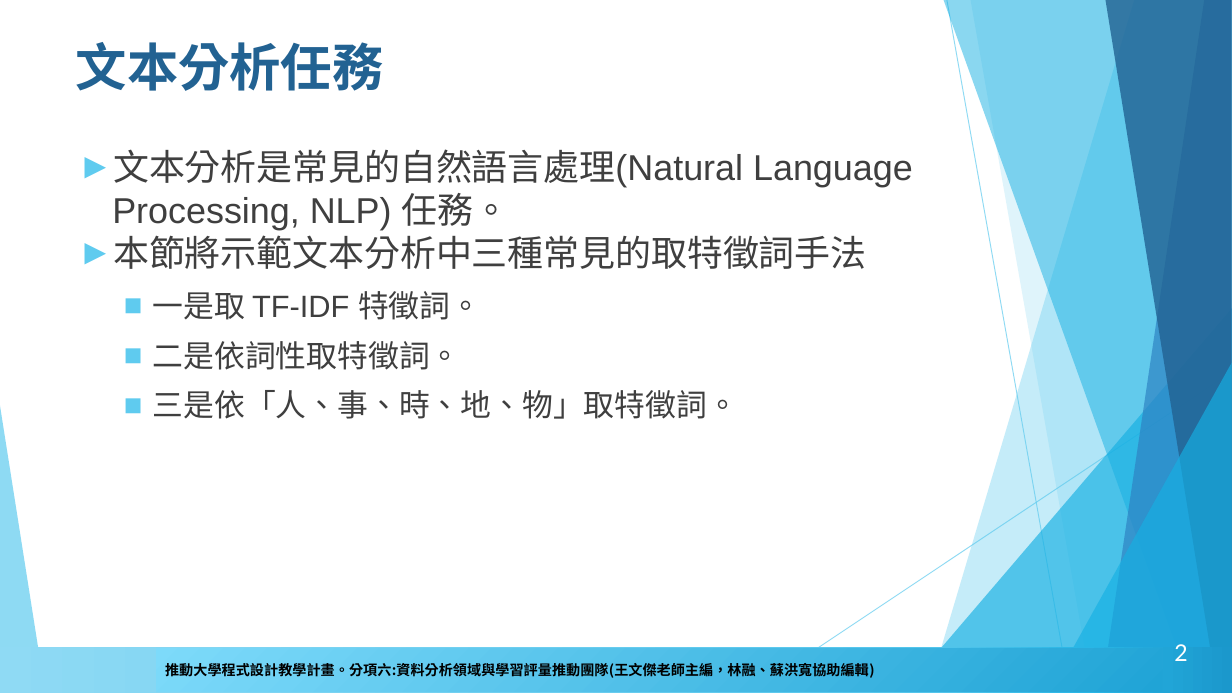
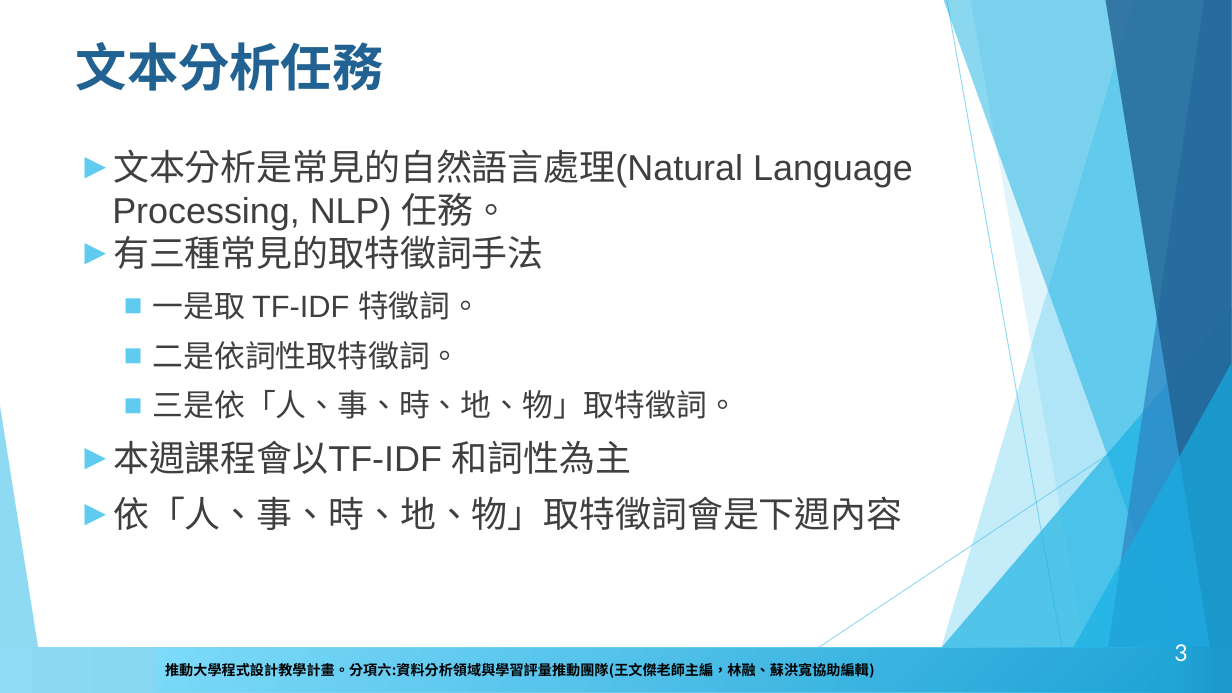
Before and after one commit to howardsukuan/textual-data-analysis-python, a slide deck: slide 3 of week02/文本分析與程式設計Week02.pptx (slide 2 before the commit). Drawn at 1232x693 pixels with LibreOffice and Linux fonts; fonts in the diff are those of the drawing; background and template pictures are left out. Boxes give left, top, right and bottom in pixels: in the first picture for what was removed or moved away, otherwise in the second. Text is boxed around its words. In the diff, an @@ line names an element or a change of style, - is before the commit and + after.

Commit message:
更新第二週TFIDF 內容和課間練習內容

```diff
--- a/week02/文本分析與程式設計Week02.pptx
+++ b/week02/文本分析與程式設計Week02.pptx
@@ text at bbox=[113, 230, 544, 269]: text changed @@
-► 本節將示範文本分析中三種常見的取特徵詞手法
+► 有三種常見的取特徵詞手法
@@ text at bbox=[113, 441, 902, 530]: paragraphs added @@
+► 本週課程會以TF-IDF 和詞性為主
+► 依「人、事、時、地、物」取特徵詞會是下週內容
@@ page number at bbox=[1174, 644, 1187, 661]: text changed @@
-2
+3
```
Also in this commit, not shown: 4 other slides changed, 8 slides added, 1 other file.
